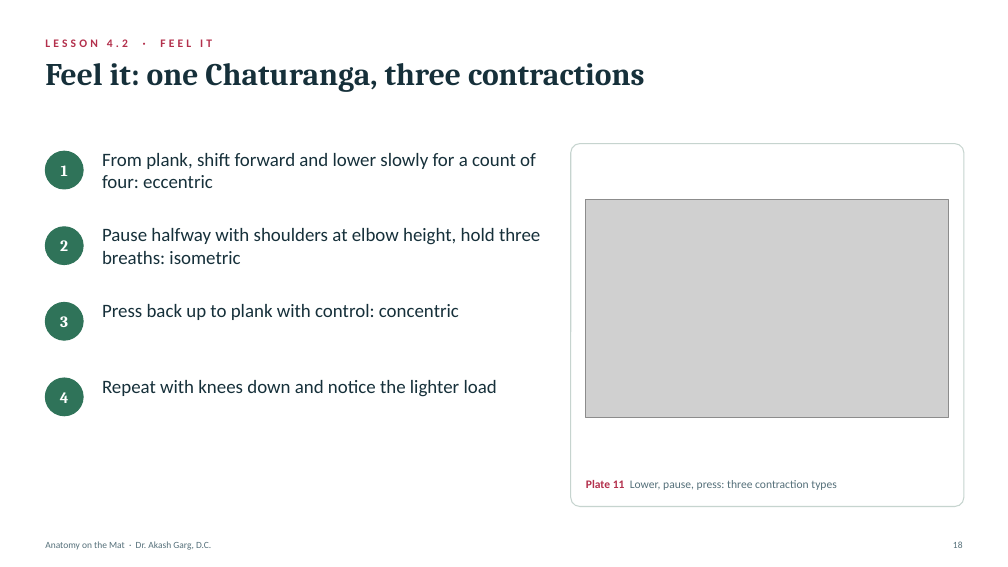
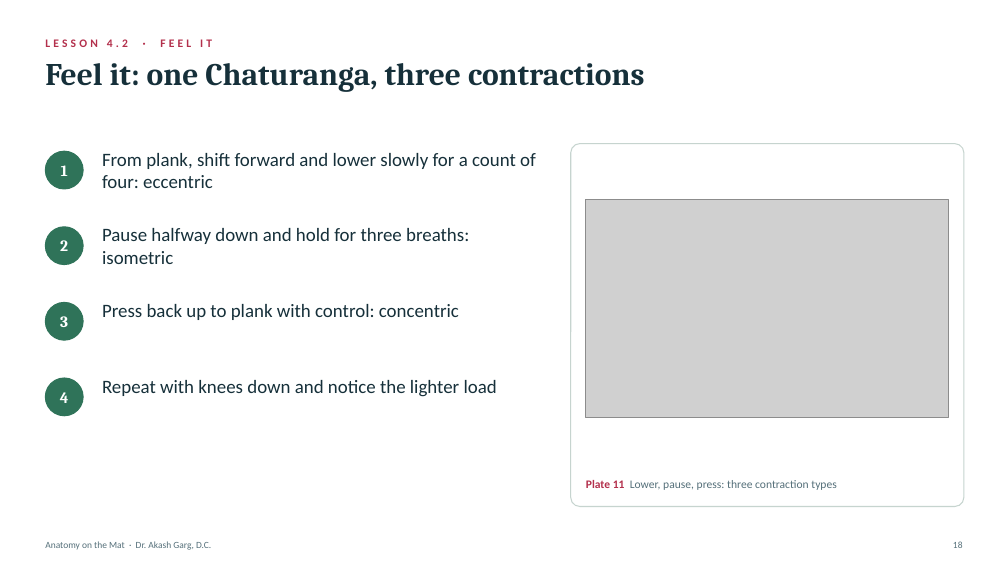
Before and after one commit to Kashee12345/anatomy-on-the-mat, a slide deck: slide 18 of decks/Module_4_Muscles_and_How_They_Contract.pptx. Drawn at 1008x567 pixels with LibreOffice and Linux fonts; fonts in the diff are those of the drawing; grey boxes stand for pictures. Boxes give left, top, right and bottom in pixels: in the first picture for what was removed or moved away, otherwise in the second. Text is boxed around its words. In the diff, an @@ line names an element or a change of style, - is before the commit and + after.

```diff
--- a/decks/Module_4_Muscles_and_How_They_Contract.pptx
+++ b/decks/Module_4_Muscles_and_How_They_Contract.pptx
@@ text at box(102, 228, 469, 264): text changed @@
-Pause halfway with shoulders at elbow height, hold three breaths: isometric
+Pause halfway down and hold for three breaths: isometric
```
Also in this commit, not shown: 1 other slide changed, 3 other files.
